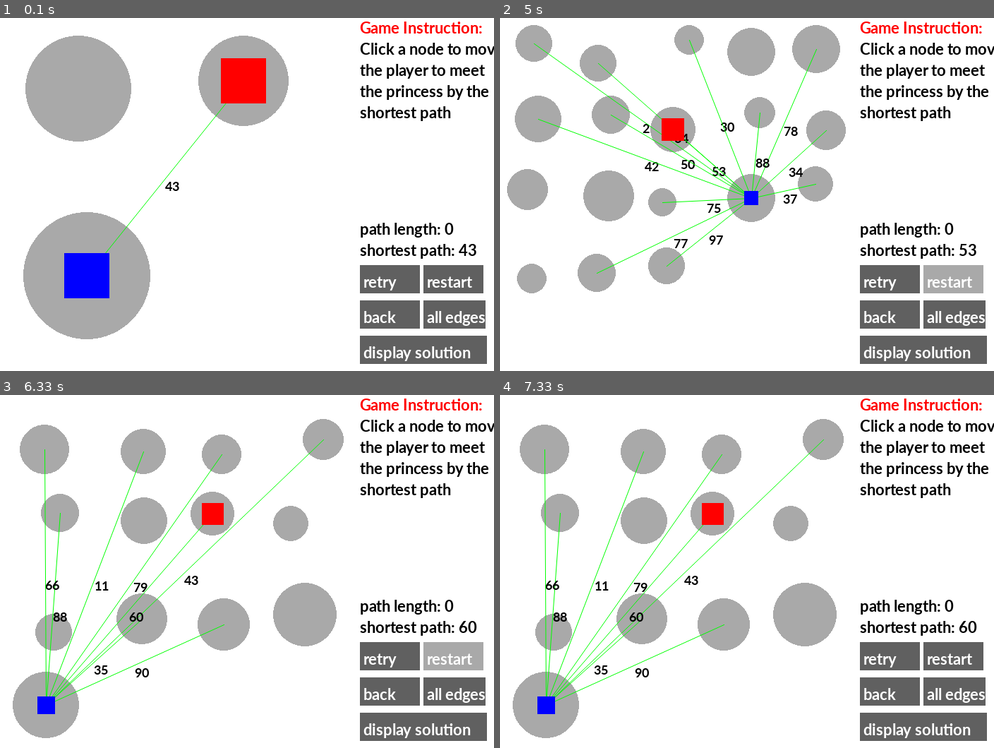
Above: before the commit, frames 1-4 (two rows, left to right).
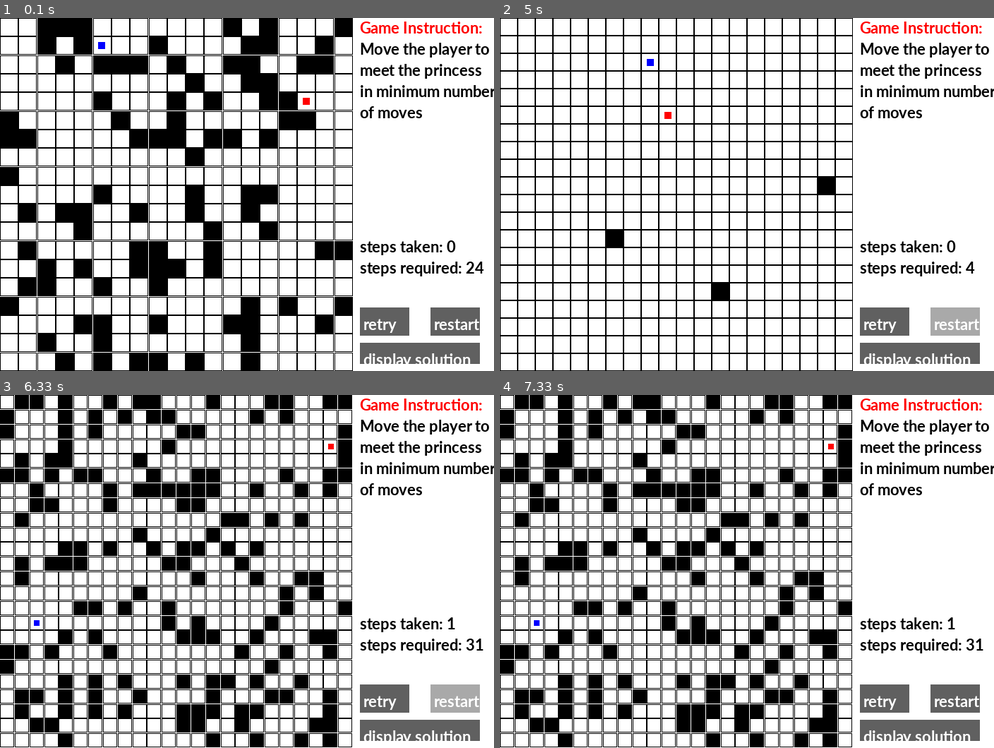
Above: after the commit, the same moments.

Repository: Vincent-lau/pygame_project
Game: pygame game, started from edu_game.py
The game is run twice, just before and just after one commit, with the same random seed, the same clock (stepped at 60 frames per second) and the same inputs.
Inputs (mouse positions are in pixels of both pictures, inside the frame that each line leads up to):
- Up to frame 1 (0.1 s): no input
- Up to frame 2 (5 s): click (924, 49) at 0.38 s, where only the run after the commit has a clickable "Move the player to"; hold Right 0.67-1.13 s; hold Left 2-2.53 s; hold Up 3.33-3.7 s; hold Up 3.73-4.37 s; click (924, 49) at 4.45 s, where only the run after the commit has a clickable "Move the player to"; click "restart" at 4.78 s
- Up to frame 3 (6.33 s): click (419, 447) at 5.12 s, where only the run after the commit has a clickable "meet the princess"; click "restart" at 5.45 s; hold Left from 6.13 s (still down)
- Up to frame 4 (7.33 s): release Left at 6.6 s; click (910, 624) at 7.18 s, where only the run after the commit has a clickable "steps taken: 1"

The runs differ from the first frame. In frame 1, 42% of the frame differs, in the area x 0-100%, y 0-100%; in frame 2, 30%; in frame 3, 43%; in frame 4, 43%.

Commit message:
unimportant changes

Diff:
--- a/edu_game.py
+++ b/edu_game.py
@@ -677,7 +677,7 @@
 
 done = False
 
-curLevel=Level2()
+curLevel=Level1()
 curLevel.pre_update()
 
 while not done:
--- a/ideas.txt
+++ b/ideas.txt
@@ -31,21 +31,36 @@
 
 
 
-saving the princess
+saving the princess 百练 4980 adapted
 add grid lines
 movement of the knight
 knight blocked by the wall and boundary
 add princess
 general form of the maze
 Bfs in Python and implementation details
-
-give task and instructions to the user button and display information
+define level as a class and different levels derive from the general level
+give task and instructions to the user, and display information
+button effect /mouse press
+组合所有effect of the class level1
+every tile as an object
 display solutions
-define level as a class and different levels derive from the general level
 level of increasing difficulty
 
 
+add more elements, e.g. enemies
 
-consider general forms of drawing lines and walls
-Bfs
-add more elements, e.g. enemies
+Candies POJ 3159
+打包不同的level
+shortest path to save the princess
+generate the graph
+draw the graph on the screen, draw the edge
+display the edge when mouse is over the node
+node weight problem nodes stored in the graph
+display weight
+display the edge when the player is in the node
+highlight selected edges
+Dijkstra's
+game information method in Level2   path taken shortest path....  Congratulations
+display all edges button
+back button
+display solution
Not shown, changed: Computer Science Project Proposal Template.docx
